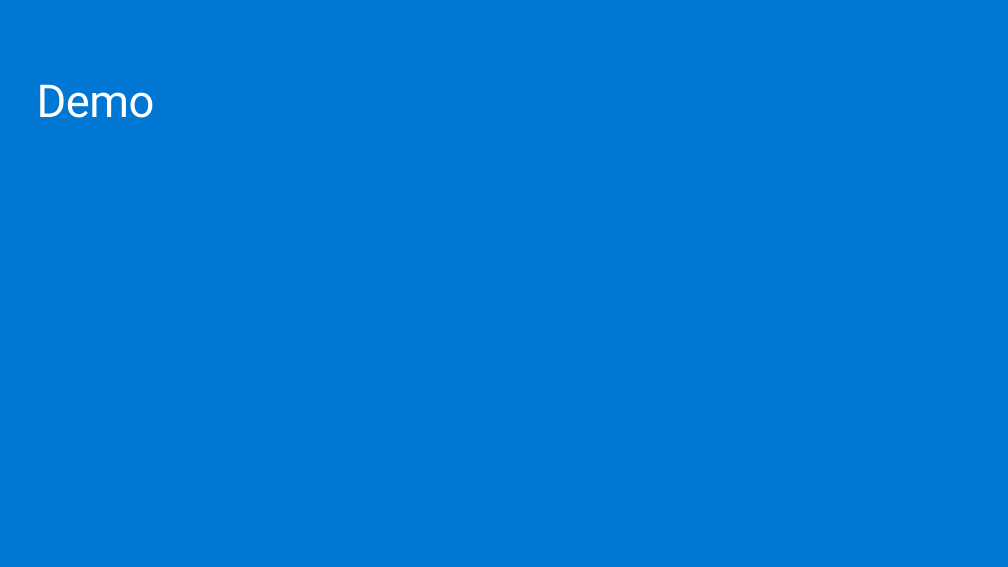
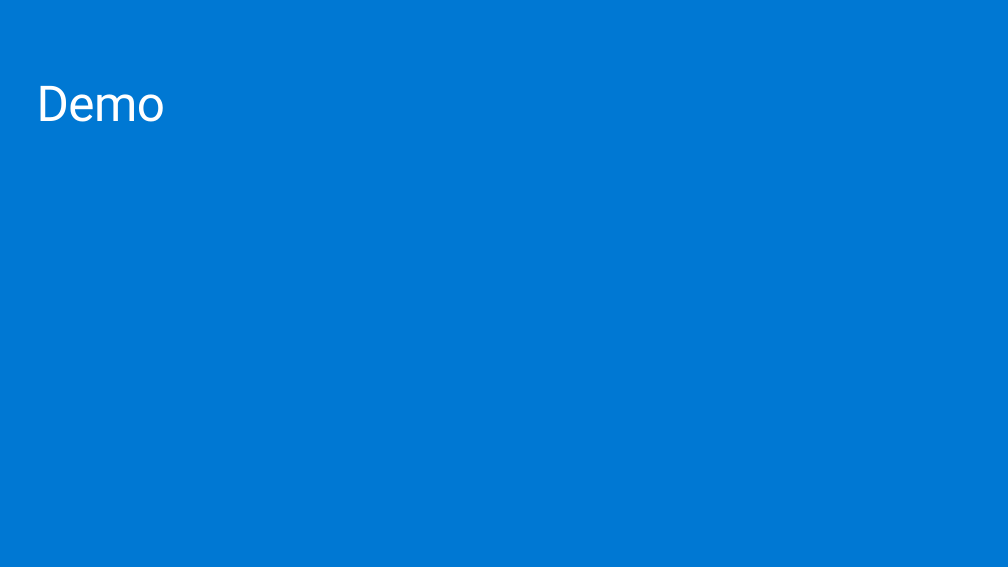
Before and after one commit to jpitapeva/azureopenai, a slide deck: slide 12 of AzureOpenAI.pptx (slide 11 before the commit). Drawn at 1008x567 pixels with LibreOffice and Linux fonts; fonts in the diff are those of the drawing; background and template pictures are left out. Boxes give left, top, right and bottom in pixels: in the first picture for what was removed or moved away, otherwise in the second. Text is boxed around its words. In the diff, an @@ line names an element or a change of style, - is before the commit and + after.

```diff
--- a/AzureOpenAI.pptx
+++ b/AzureOpenAI.pptx
@@ text "Demo" at bbox=[37, 86, 165, 122]: size 44 to 48 pt @@
```
Also in this commit, not shown: 7 other slides changed, 1 slide added.
